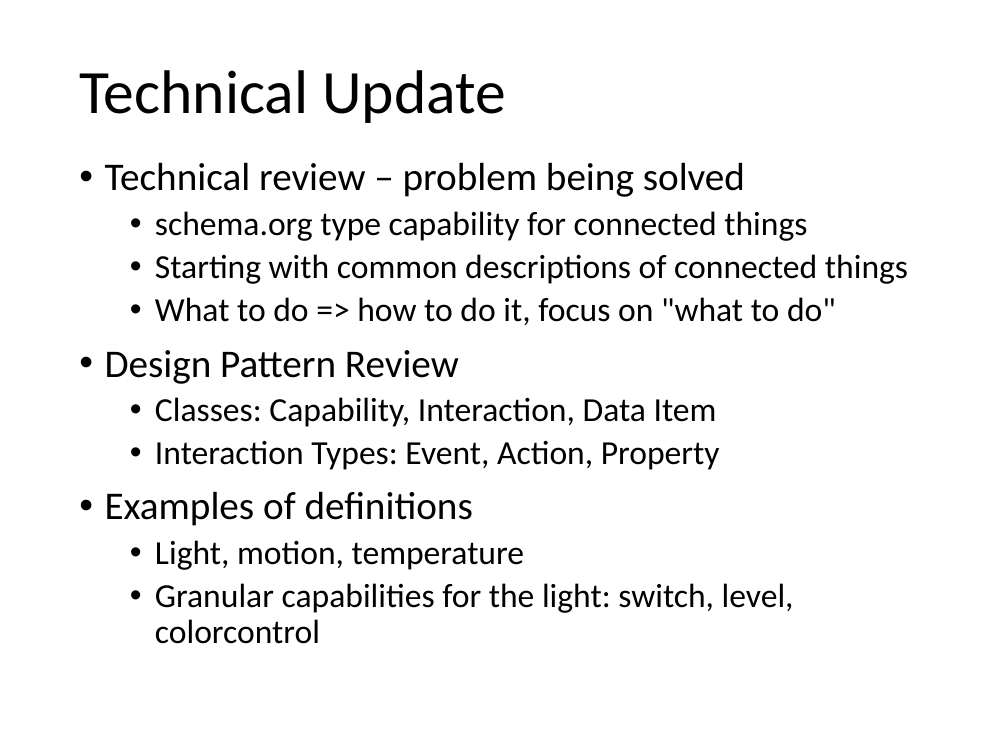
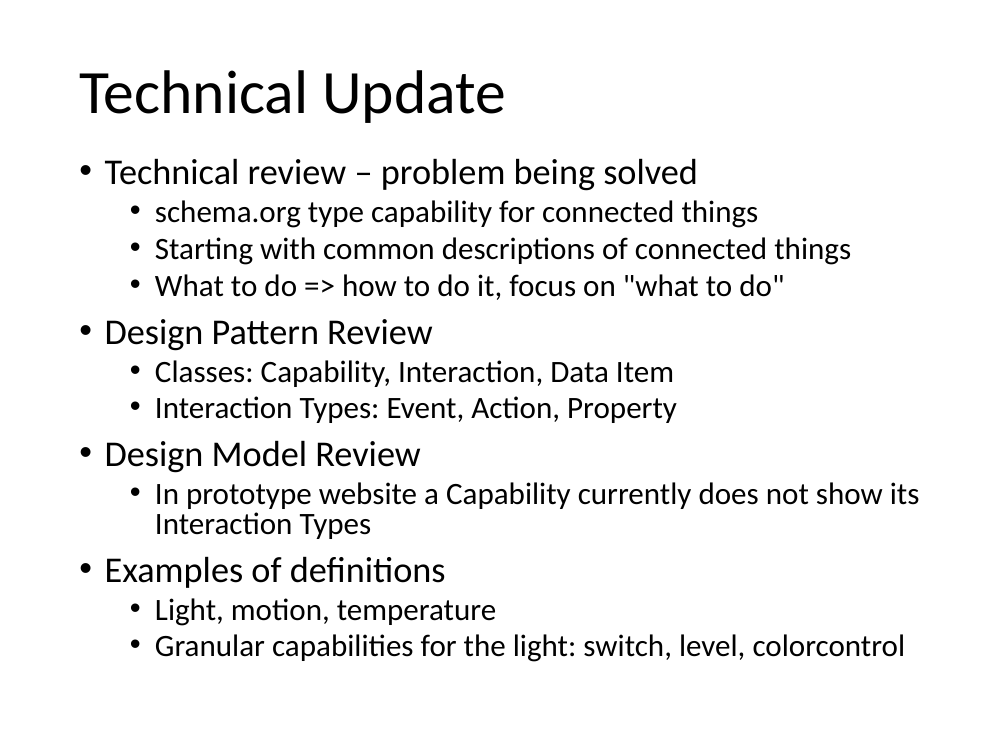
Before and after one commit to iot-schema-collab/teleconferences, a slide deck: slide 4 of iotschema-14122017.pptx. Drawn at 1008x756 pixels with LibreOffice and Linux fonts; fonts in the diff are those of the drawing. Boxes give left, top, right and bottom in pixels: in the first picture for what was removed or moved away, otherwise in the second. Text is boxed around its words. In the diff, an @@ line names an element or a change of style, - is before the commit and + after.

Commit message:
Information related to the current model added. Plan to organize/participate in a PlugFest.

```diff
--- a/iotschema-14122017.pptx
+++ b/iotschema-14122017.pptx
@@ text at (x1=105, y1=158, x2=906, y2=662): size 28 to 25.9 pt in "Technical review – problem being solved", "Design Pattern Review", "Examples of definitions"; size 24 to 22.2 pt in "schema.org type capability for connected things", "Starting with common descriptions of connected things", "What to do => how to do ...", "Classes: Capability, Interaction, Data Item" and 3 more places; line spacing 0.9 to 0.8 @@
@@ text at (x1=105, y1=440, x2=920, y2=539): paragraphs added @@
+• Design Model Review
+  • In prototype website a Capability currently does not show its Interaction Types
```
Also in this commit, not shown: 2 other slides changed, 1 other file.
